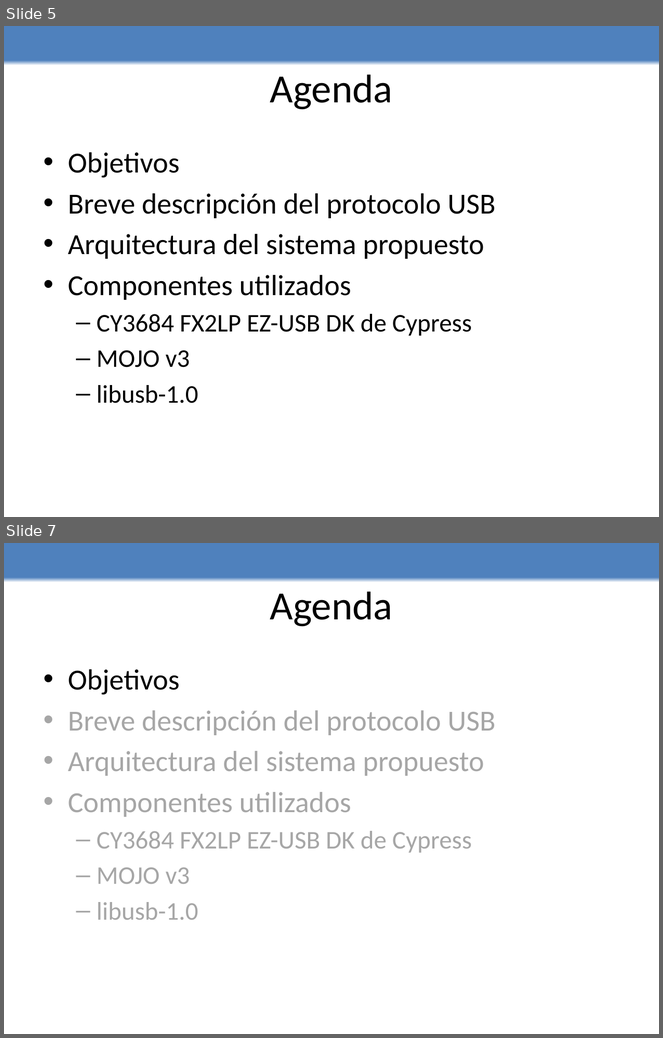
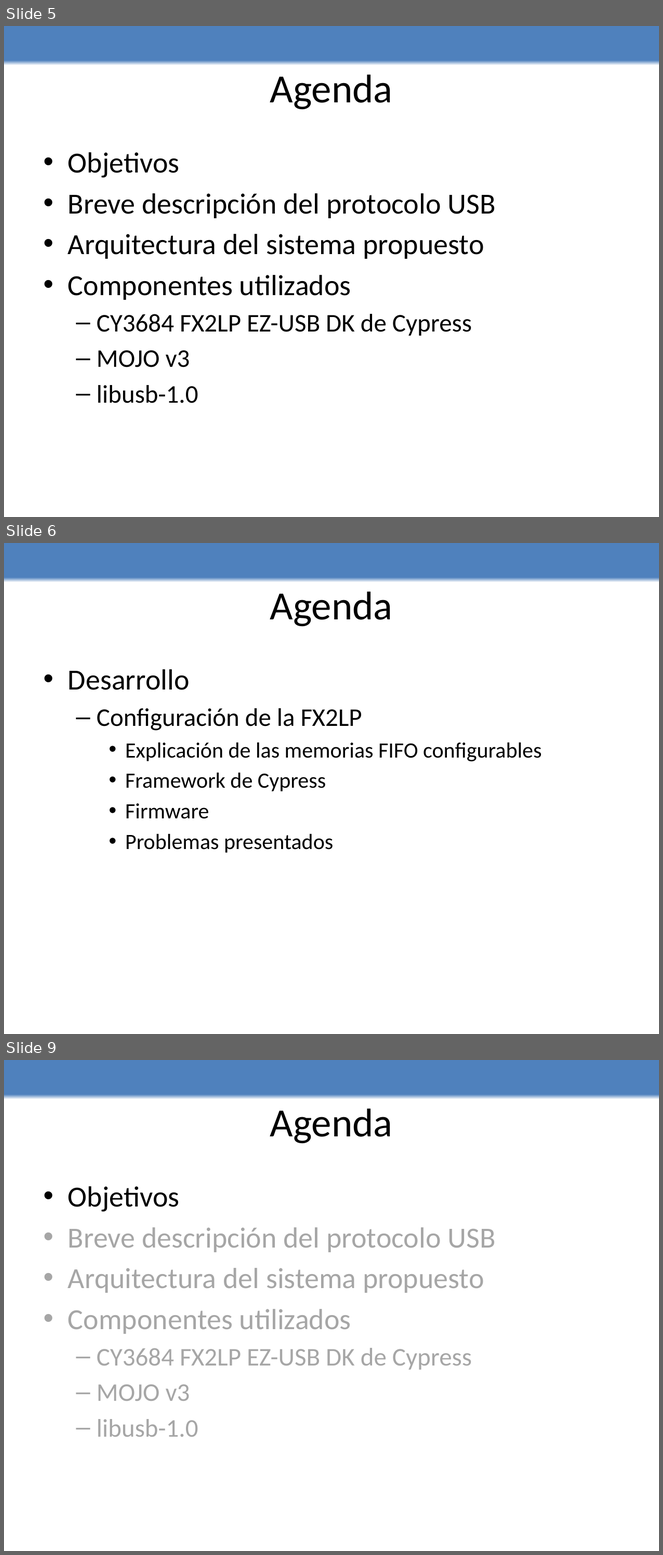
Before and after one commit to edwin0790/lechuzing, a slide deck: Presentacion/presentacion.pptx. Shown one above the other, each under a label of ours: slides 5 and 7 before the commit, slides 5, 6 and 9 after it; the slides between them are not shown. The pictures are 663x1038 and 663x1555 pixels, drawn with LibreOffice and Linux fonts; fonts in the diff are those of the drawing. Boxes give left, top, right and bottom in pixels: in the first picture for what was removed or moved away, otherwise in the second. Text is boxed around its words. In the diff, an @@ line names an element or a change of style, - is before the commit and + after.

```diff
--- a/Presentacion/presentacion.pptx
+++ b/Presentacion/presentacion.pptx
@@ slide 6 added at (x1=4, y1=543, x2=659, y2=1034), background gradient #FFFFFF to #4F81BD @@
@@ title added at (x1=270, y1=591, x2=393, y2=627), 44 pt, text #000000 @@
+Agenda
@@ text added at (x1=68, y1=669, x2=542, y2=853), 24 pt, text #000000 @@
+• Desarrollo
+  – Configuración de la FX2LP
+    • Explicación de las memorias FIFO configurables
+    • Framework de Cypress
+    • Firmware
+    • Problemas presentados
@@ what was slide 7 is now slide 9 @@
```
Also in this commit, not shown: 2 slides changed, 6 other slides added.
